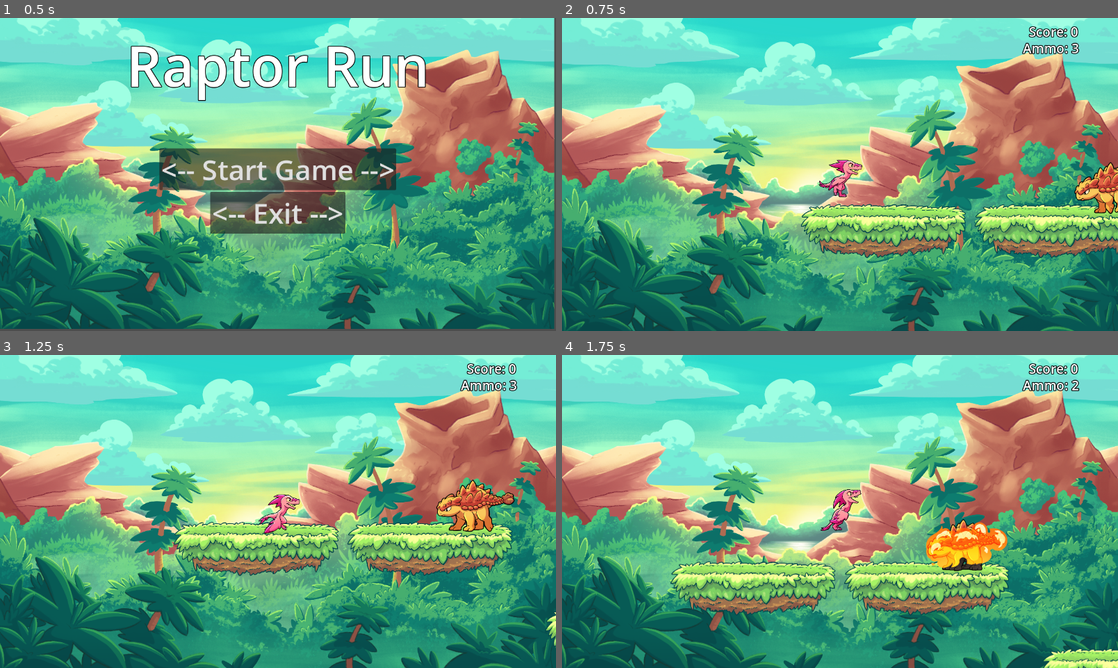
Above: before the commit, frames 1-4 (two rows, left to right).
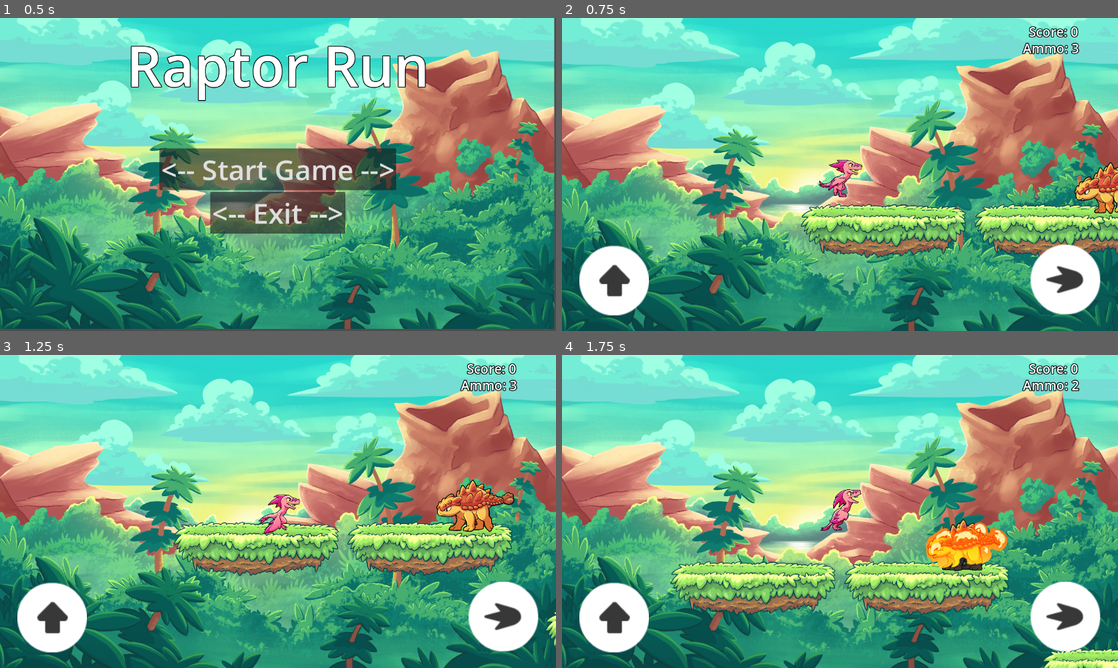
Above: after the commit, the same moments.

Repository: els-gamecraft/godot4-raptor-run
Game: Godot game, scene res://scenes/menu.tscn
Two runs of this game, one before a commit and one after it. Both use one fixed random seed, a clock stepped at 60 frames per second and the inputs below.
Inputs:
- Up to frame 1 (0.5 s): no input
- Up to frame 2 (0.75 s): click "<-- Start Game -->" at 0.5 s
- Up to frame 3 (1.25 s): no input
- Up to frame 4 (1.75 s): hold Ctrl (fire) from 1.28 s (still down); tap Space (jump) at 1.52, 1.55 s

Frame 1 is identical in both runs. In frame 2, 4.5% of the frame differs, in the area x 3-97%, y 72-96%; in frame 3, 4.5%; in frame 4, 4.5%.

Commit message:
uploaded to itch.io

Diff:
--- a/project.godot
+++ b/project.godot
@@ -12,7 +12,7 @@
 
 config/name="Raptor_Run"
 run/main_scene="res://scenes/menu.tscn"
-config/features=PackedStringArray("4.1", "Forward Plus")
+config/features=PackedStringArray("4.2", "Forward Plus")
 config/icon="res://icon.svg"
 
 [autoload]
--- a/scenes/main.tscn
+++ b/scenes/main.tscn
@@ -1,11 +1,19 @@
-[gd_scene load_steps=9 format=3 uid="uid://ccyto1xlxblvm"]
+[gd_scene load_steps=13 format=3 uid="uid://ccyto1xlxblvm"]
 
 [ext_resource type="Texture2D" uid="uid://dqaryv0dboks0" path="res://assets/assets/sprites/Background/background_static.png" id="1_apbco"]
 [ext_resource type="Script" path="res://scripts/game.gd" id="1_vi0j3"]
 [ext_resource type="PackedScene" uid="uid://c5km7f2nih4cc" path="res://scenes/platform.tscn" id="2_stc43"]
 [ext_resource type="PackedScene" uid="uid://dat5u1s3oqtsx" path="res://scenes/player.tscn" id="3_fxkk5"]
 [ext_resource type="Script" path="res://scripts/PlayArea.gd" id="3_qaoc3"]
+[ext_resource type="Texture2D" uid="uid://b2eqllmsch54l" path="res://assets/assets/sprites/Input_Keys/flatLight47.png" id="4_jb36g"]
 [ext_resource type="AudioStream" uid="uid://c8f3li7c88u8j" path="res://assets/assets/sounds/collect.wav" id="6_kvgnx"]
+[ext_resource type="Texture2D" uid="uid://c2ee4734yg840" path="res://assets/assets/sprites/Input_Keys/flatLight24.png" id="7_70p6v"]
+
+[sub_resource type="CircleShape2D" id="CircleShape2D_g4yyd"]
+radius = 60.0
+
+[sub_resource type="CircleShape2D" id="CircleShape2D_brydp"]
+radius = 60.0
 
 [sub_resource type="RectangleShape2D" id="RectangleShape2D_43kk5"]
 size = Vector2(1800, 1200)
@@ -21,6 +29,25 @@
 
 [node name="Background" type="Sprite2D" parent="Camera2D"]
 texture = ExtResource("1_apbco")
+
+[node name="JumpTouchScreenButton" type="TouchScreenButton" parent="Camera2D"]
+z_index = 99
+position = Vector2(-600, 164)
+scale = Vector2(2, 2)
+texture_normal = ExtResource("7_70p6v")
+texture_pressed = ExtResource("7_70p6v")
+shape = SubResource("CircleShape2D_g4yyd")
+action = "jump"
+
+[node name="FireTouchScreenButton" type="TouchScreenButton" parent="Camera2D"]
+z_index = 99
+position = Vector2(599, 322)
+rotation = -3.14159
+scale = Vector2(2, 2)
+texture_normal = ExtResource("4_jb36g")
+texture_pressed = ExtResource("4_jb36g")
+shape = SubResource("CircleShape2D_brydp")
+action = "fire"
 
 [node name="Environment" type="Node2D" parent="."]
 
Binary file added: assets/assets/sprites/Input_Keys/flatLight24.png
Not shown, added: assets/assets/sprites/Input_Keys/flatLight24.png.import
Binary file added: assets/assets/sprites/Input_Keys/flatLight47.png
Not shown, added: assets/assets/sprites/Input_Keys/flatLight47.png.import
Not shown, changed: export_presets.cfg
